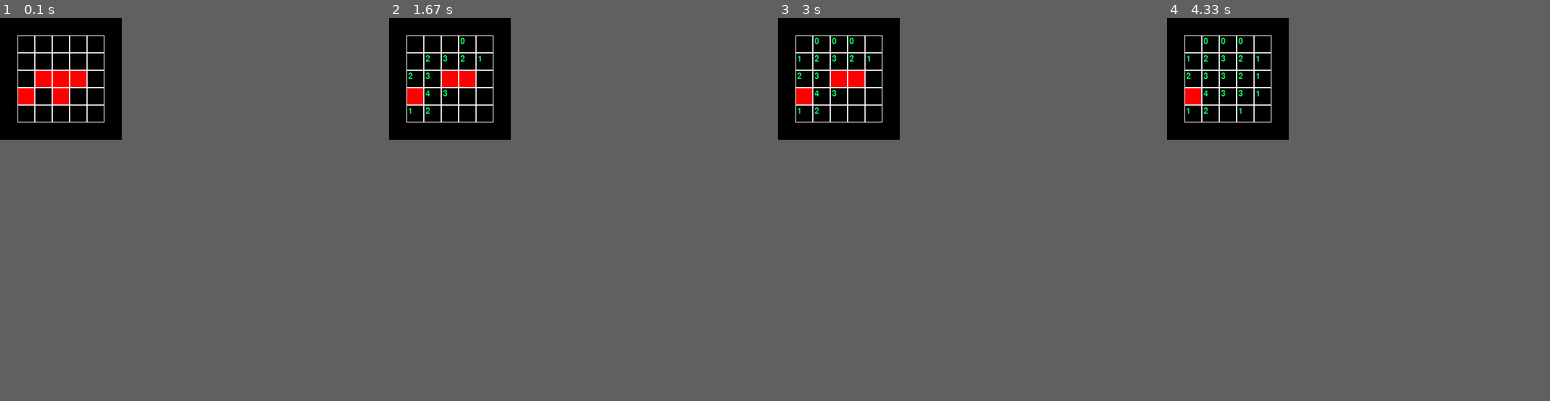
Above: before the commit, frames 1-4 (left to right).
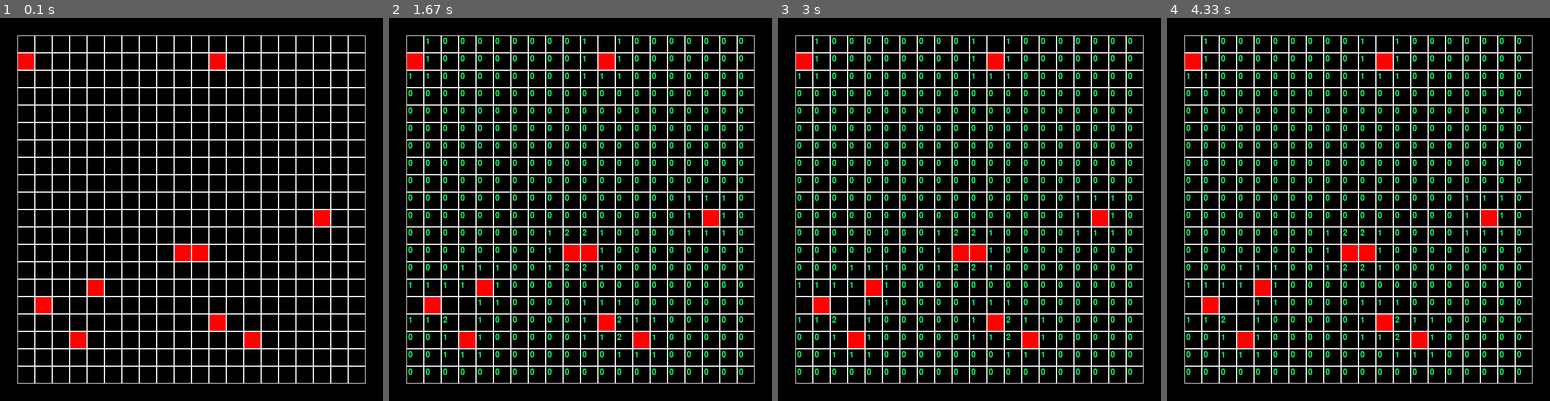
Above: after the commit, the same moments.

Repository: nikniksham/Moscow_Shamkov
Game: pygame game, started from pygame_part_4.py
Same seed, same stepped clock (60 frames per second), same inputs: the game is played once before the commit and once after it.
Inputs (mouse positions are in pixels of both pictures, inside the frame that each line leads up to):
- Up to frame 1 (0.1 s): no input
- Up to frame 2 (1.67 s): click (465, 44) at 0.38 s; click (427, 106) at 0.72 s; click (415, 71) at 1.05 s; click (408, 106) at 1.38 s
- Up to frame 3 (3 s): click (839, 40) at 1.72 s; click (804, 60) at 2.05 s; click (827, 37) at 2.95 s
- Up to frame 4 (4.33 s): click (1247, 121) at 3.28 s; click (1255, 79) at 4.18 s
In our replay, the window is 210x210 before the commit and 660x660 after it. These sizes can differ from the game's own. Grey fills any space a smaller window leaves; there, only what the larger window draws over its background counts as a difference.

The runs differ from the first frame. In frame 1, 13% of the frame differs, in the area x 4-96%, y 4-96%; in frame 2, 18%; in frame 3, 18%; in frame 4, 17%.

Commit message:
pygame_4 4

Diff:
--- a/pygame_part_4.py
+++ b/pygame_part_4.py
@@ -10,6 +10,7 @@
         self.list_contacts = [[1, 1], [1, 0], [1, -1], [0, 1], [0, -1], [-1, 1], [-1, 0], [-1, -1]]
         self.mine_list = []
         self.width = x
+        self.del_open = []
         self.height = y
         self.board = [[-1] * self.width for _ in range(self.height)]
         # значения по умолчанию
@@ -54,7 +55,6 @@
             self.open_group_cell(x, y)
 
     def on_click(self, xy):
-        print(self.board)
         self.switch_color(xy[0], xy[1])
 
     def open_cell(self, x, y):
@@ -65,25 +65,34 @@
                 contacts += 1
         return contacts
 
+    def contact_cell(self, x, y, open_list):
+        self.del_open.append([y, x])
+        for i in range(8):
+            cell = [y + self.list_contacts[i][0], x + self.list_contacts[i][1]]
+            if -1 < cell[0] < self.height and -1 < cell[1] < self.width:
+                if self.board[cell[0]][cell[1]] == -1 and cell not in self.del_list:
+                    if self.open_cell(cell[1], cell[0]) == 0:
+                        open_list.append([cell[0], cell[1]])
+                        self.del_list.append(cell)
+                    if self.open_cell(cell[1], cell[0]) != 0 and self.open_cell(x, y) == 0:
+                        open_list.append([cell[0], cell[1]])
+                        self.del_list.append(cell)
+                        self.del_open.append([cell[0], cell[1]])
+        return open_list
+
     def open_group_cell(self, x, y):
+        self.board[y][x] = self.open_cell(x, y)
         open_list = []
-        self.board[y][x] = self.open_cell(x, y)
-        cell = [y, x]
+        open_list = self.contact_cell(x, y, open_list)
         while True:
             l_p = len(open_list)
-            for i in range(8):
-                cell = [y + self.list_contacts[i][0], x + self.list_contacts[i][1]]
-                if 0 < cell[0] < self.height - 1 and 0 < cell[1] < self.width:
-                    if cell not in self.del_list:
-                        open_list.append([cell[0], cell[1]])
-            print(l_p, len(open_list))
-            y, x = cell[0], cell[1]
-            if l_p == len(open_list):
+            for elem in open_list:
+                if elem not in self.del_open:
+                    open_list = self.contact_cell(elem[1], elem[0], open_list)
+            if len(open_list) == l_p:
                 break
-            for elem in open_list:
-                if elem not in self.del_list:
-                    self.board[elem[0]][elem[1]] = self.open_cell(elem[1], elem[0])
-                    self.del_list.append(cell)
+        for elem in open_list:
+            self.board[elem[0]][elem[1]] = self.open_cell(elem[1], elem[0])
 
 
 class Minesweeper(Board):
@@ -95,14 +104,14 @@
 
     def create_mine_field(self):
         for i in range(self.mine):
-            random_pos = [random.choice(range(self.height - 1)), random.choice(range(self.width - 1))]
+            random_pos = [random.choice(range(self.height)), random.choice(range(self.width))]
             if random_pos not in self.mine_list:
                 self.mine_list.append(random_pos)
                 self.board[random_pos[0]][random_pos[1]] = 10
 
 
 pygame.font.init()
-board = Minesweeper(5, 5, 5)
+board = Minesweeper(20, 20, 10)
 # board.set_view(10, 10, 20)  # Можно задавать параметры: крайний левый угол, верхний угол, размер клетки соответственно
 clock = pygame.time.Clock()
 size = [width, height] = [board.width * board.cell_size + board.left * 2,  # Размеры поля будут подстраиваться так, что
